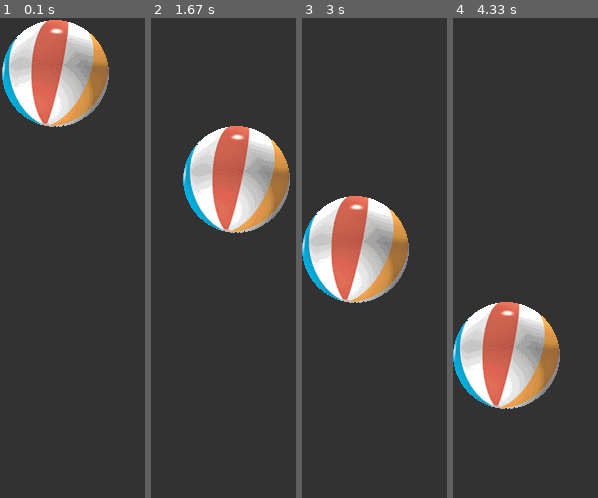
Above: before the commit, frames 1-4 (left to right).
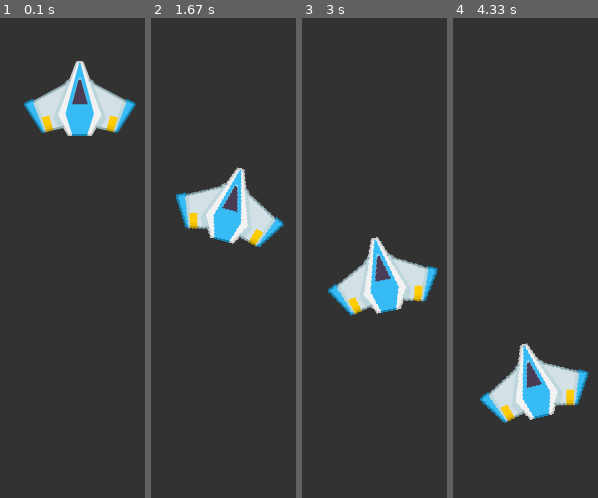
Above: after the commit, the same moments.

Repository: genericprogrammerdude/pygamengn
Game: pygame game, started from main.py
The game is run twice, just before and just after one commit, with the same random seed, the same clock (stepped at 60 frames per second) and the same inputs.
Inputs:
- Up to frame 1 (0.1 s): no input
- Up to frame 2 (1.67 s): tap F at 0.33, 0.73, 1.03, 1.23, 1.53 s; hold D 0.67-1.13 s; tap E at 0.82 s; hold D 1.17-1.63 s
- Up to frame 3 (3 s): hold S 1.67-1.97 s; tap F at 1.73, 2.07, 2.37, 2.73 s; hold D 2-2.63 s; tap E at 2.15 s; hold S from 2.67 s (still down)
- Up to frame 4 (4.33 s): release S at 3.03 s; hold D 3.07-3.53 s; tap F at 3.13, 3.43, 3.63, 3.93, 4.13 s; hold D 3.57-4.03 s; tap E at 3.72 s; hold S from 4.07 s (still down)

The runs differ from the first frame. In frame 1, 15% of the frame differs, in the area x 1-94%, y 0-25%; in frame 2, 14%; in frame 3, 15%; in frame 4, 15%, in the area x 0-94%, y 59-85%.

Commit message:
Jittery rotation.

Diff:
--- a/GameEngine/game_object.py
+++ b/GameEngine/game_object.py
@@ -1,4 +1,29 @@
 import pygame
+
+
+def blitRotate(image, pos, originPos, angle):
+    """
+    Rotates the given image and returns a (new_origin, rotated_image) tuple.
+    """
+    # calculate the axis aligned bounding box of the rotated image
+    w, h = image.get_size()
+    box = [pygame.math.Vector2(p) for p in [(0, 0), (w, 0), (w, -h), (0, -h)]]
+    box_rotate = [p.rotate(angle) for p in box]
+    min_box = (min(box_rotate, key=lambda p: p[0])[0], min(box_rotate, key=lambda p: p[1])[1])
+    max_box = (max(box_rotate, key=lambda p: p[0])[0], max(box_rotate, key=lambda p: p[1])[1])
+
+    # calculate the translation of the pivot
+    pivot = pygame.math.Vector2(originPos[0], -originPos[1])
+    pivot_rotate = pivot.rotate(angle)
+    pivot_move = pivot_rotate - pivot
+
+    # calculate the upper left origin of the rotated image
+    origin = (pos[0] - originPos[0] + min_box[0] - pivot_move[0], pos[1] - originPos[1] - max_box[1] + pivot_move[1])
+
+    # get a rotated image
+    rotated_image = pygame.transform.rotate(image, angle)
+
+    return (origin, rotated_image)
 
 
 class GameObject(pygame.sprite.Sprite):
@@ -11,7 +36,45 @@
 
         # Set the image to use for this sprite.
         self.image = pygame.image.load(image_fname)
+        self.image_original = self.image.copy()
         self.rect = self.image.get_rect()
+        self.scale = 1.0
+        self.angle = 0.0
+        self.pos = pygame.math.Vector2(0.0, 0.0)
+        self.velocity = 0.0
 
         # Add to group of game objects
         GameObject.game_objects.add(self)
+
+    def update(self, delta):
+        """Updates the game object. Delta time is in ms."""
+
+        # Scale
+#         self.rect = self.image.get_rect()
+#         self.image = pygame.transform.scale(self.image_original,
+#                                             (round(self.scale * self.rect.width), round(self.scale * self.rect.height)))
+#         self.rect = self.image.get_rect()
+
+        # Rotate
+        pivot = pygame.math.Vector2(self.rect.width / 2.0, self.rect.height / 2.0)
+        (new_pos, self.image) = blitRotate(self.image_original, (0, 0), pivot, self.angle)
+
+        # Translate
+        self.rect = self.image.get_rect()
+        self.rect.topleft = self.pos - pygame.math.Vector2(self.rect.width / 2.0, self.rect.height / 2.0)
+
+    def set_velocity(self, velocity):
+        """Sets the game object's velocity."""
+        self.velocity = velocity
+
+    def set_scale(self, scale):
+        """Sets the scale of the sprite."""
+        self.scale = scale
+
+    def set_pos(self, pos):
+        """Sets the position of the sprite in the screen so that the sprite's center is at pos."""
+        self.pos = pos
+
+    def set_angle(self, angle):
+        """Sets the orientation of the game object."""
+        self.angle = angle
--- a/main.py
+++ b/main.py
@@ -1,16 +1,7 @@
-import sys
-
 import pygame
 
 
 def main():
-    try:
-        from game_object import GameObject
-    except ModuleNotFoundError:
-        from sys import path
-        path.append(r"./GameEngine")
-        from game_object import GameObject
-
     pygame.init()
 
     size = width, height = 640, 480
@@ -20,7 +11,9 @@
 
     screen = pygame.display.set_mode(size)
 
-    ball = GameObject("Assets/intro_ball.gif")
+    ball = GameObject("Assets/SpaceShooterRedux/PNG/playerShip2_blue.png")
+    ball.set_pos((80, 80))
+    ball.set_scale(0.5)
 
     clock = pygame.time.Clock()
     running = True
@@ -36,11 +29,13 @@
 
         # Handle input for movement
         pressed_keys = pygame.key.get_pressed()
-        move_delta = [0, 0]
+        move_delta = pygame.math.Vector2(0.0, 0.0)
         if pressed_keys[pygame.K_s]:
-            move_delta[0] -= speed
+            # move_delta[0] -= speed
+            ball.set_angle(ball.angle + 1)
         if pressed_keys[pygame.K_f]:
-            move_delta[0] += speed
+            # move_delta[0] += speed
+            ball.set_angle(ball.angle - 1)
         if pressed_keys[pygame.K_e]:
             move_delta[1] -= speed
         if pressed_keys[pygame.K_d]:
@@ -53,11 +48,13 @@
             move_delta[1] = 0
 
         # Move the player
-        ball.rect.x = ball.rect.x + move_delta[0]
-        ball.rect.y = ball.rect.y + move_delta[1]
+        ball.set_pos(ball.pos + move_delta)
+#         ball.rect.x = ball.rect.x + move_delta[0]
+#         ball.rect.y = ball.rect.y + move_delta[1]
 
         # Render
         screen.fill(background)
+        GameObject.game_objects.update(clock.get_time())
         GameObject.game_objects.draw(screen)
         pygame.display.flip()
 
@@ -67,4 +64,8 @@
 
 
 if __name__ == "__main__":
+    from sys import path
+    path.append(r"./GameEngine")
+    from game_object import GameObject
+
     main()
